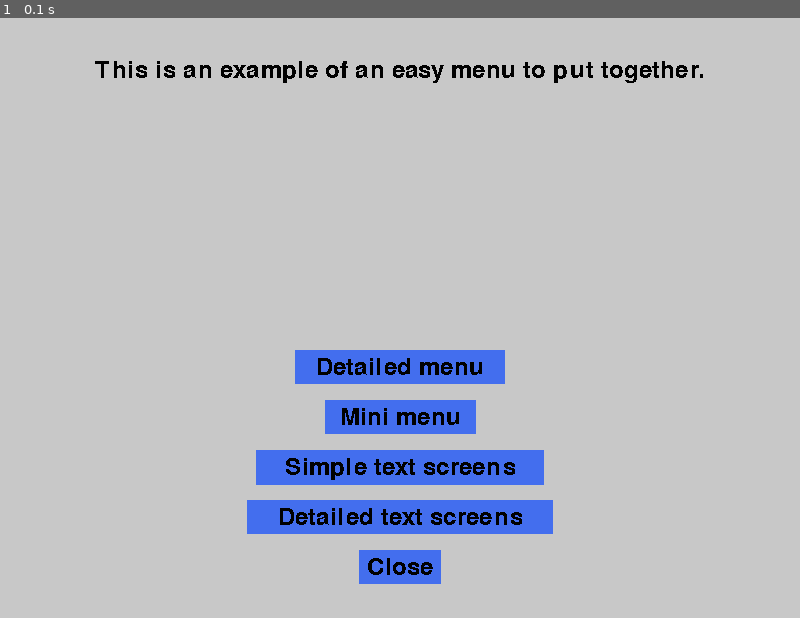
Above: before the commit, frame 1.
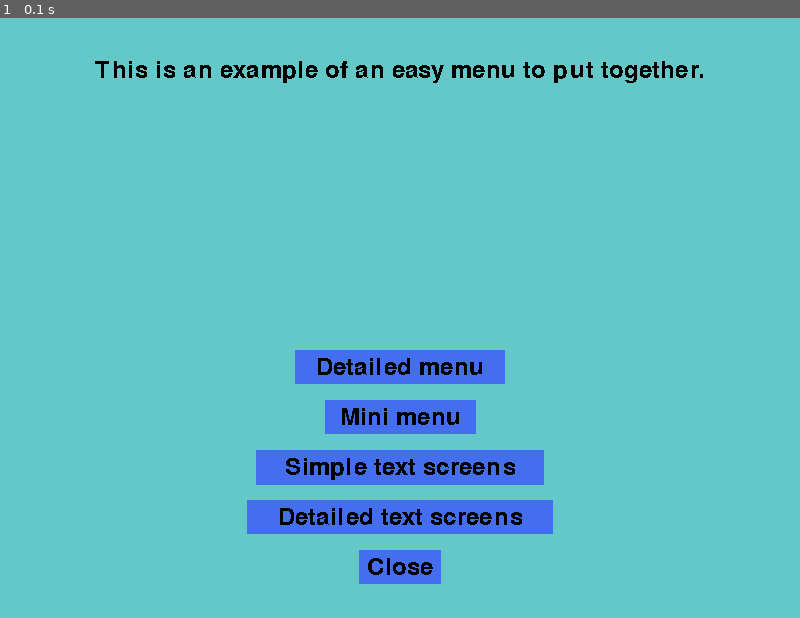
Above: after the commit, the same moment.

Repository: jbm950/pygame_toolbox
Game: pygame game, started from examples/menu_example/menu_examples.py
Same seed, same stepped clock (60 frames per second), same inputs: the game is played once before the commit and once after it.
Inputs:
- Up to frame 1 (0.1 s): no input

The runs differ from the first frame. In frame 1, 92% of the frame differs, in the area x 0-100%, y 0-100%.

Commit message:
Updating work on the tutorial

Diff:
--- a/examples/menu_example/menu_examples.py
+++ b/examples/menu_example/menu_examples.py
@@ -33,7 +33,7 @@
                    ["Detailed text screens",lambda:5],["Close",close]]
 
         # Run the menu class's init function
-        ptg.Menu.__init__(self,size,(200,200,200),header,buttons)
+        ptg.Menu.__init__(self,size,(100,200,200),header,buttons)
 
 class Detailed_menu(ptg.Menu):
     def __init__(self):
@@ -76,7 +76,7 @@
         # Define the string and function to be used with the last button on the
         # last screen
         lastbutton = ["Return",lambda:1]
-        ptg.Textscreens.__init__(self,(800,600),(200,200,200),text,lastbutton)
+        ptg.Textscreens.__init__(self,(800,600),(200,100,100),text,lastbutton)
 
 class Detailed_text_screens(ptg.Textscreens):
     def __init__(self):
@@ -96,7 +96,7 @@
         self.lastbutton = ptg.Button(0,'Return',(0,0),resize = (150,37),sound = 'button_click.wav',background = 'button_box.png')
         ptg.Textscreens.__init__(self,(800,600),background,text,lastbutton,1)
 
-class Main(object):
+class Main:
     def __init__(self):
         self.progress = 1
         self.clock = pygame.time.Clock()
Not shown, changed: examples/README.md
Binary file added: examples/menu_example/simple_screen_screenshot.png
Not shown, changed: examples/menu_example/menu_tutorial.md
